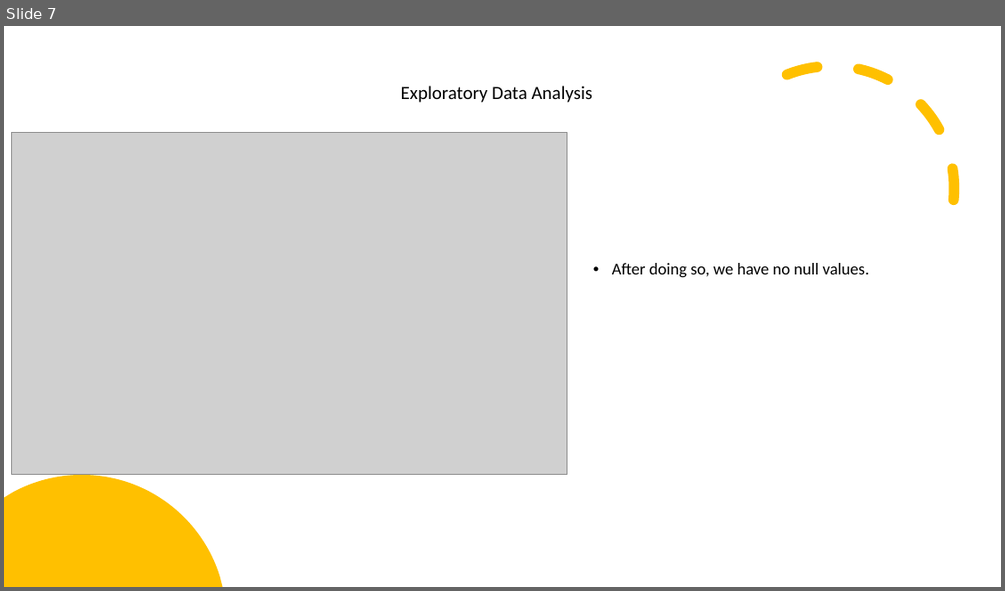
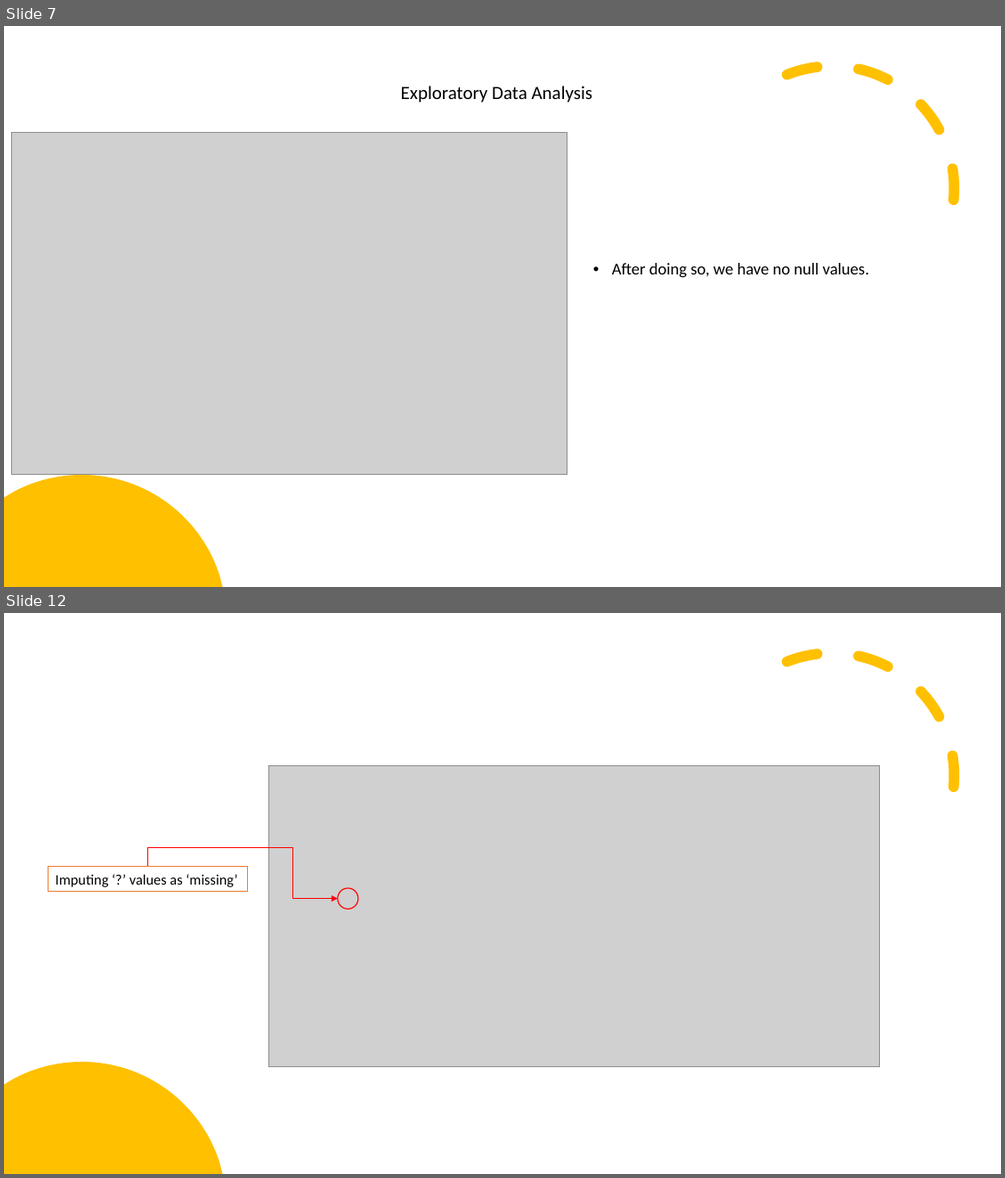
Before and after one commit to ronenhr/2nd_year_project, a slide deck: Presentation1.pptx. Shown one above the other, each under a label of ours: slide 7 before the commit, slides 7 and 12 after it; the slides between them are not shown. The pictures are 1005x591 and 1005x1178 pixels, drawn with LibreOffice and Linux fonts; fonts in the diff are those of the drawing; grey boxes stand for pictures. Boxes give left, top, right and bottom in pixels: in the first picture for what was removed or moved away, otherwise in the second. Text is boxed around its words. In the diff, an @@ line names an element or a change of style, - is before the commit and + after.

```diff
--- a/Presentation1.pptx
+++ b/Presentation1.pptx
@@ slide 12 added at [4,613,1001,1174], background #FFFFFF @@
@@ arc (boxed as its full ellipse) added at [671,614,994,937], outline #FFC000 10 pt dashed @@
@@ picture added at [269,765,881,1067] @@
@@ elbow arrow added from (147, 867) to (338, 899), #FF0000 0.5 pt @@
@@ rectangle added at [48,867,248,892], fill #FFFFFF, outline #ED7D31 1 pt, 14 pt, text #000000 @@
+Imputing ‘?’ values as ‘missing’
@@ ellipse added at [338,888,358,909], outline #FF0000 1 pt @@
@@ freeform shape added at [4,1062,222,1174], fill #FFC000 @@
```
Also in this commit, not shown: 6 slides changed, 7 other slides added, 2 slides removed.
